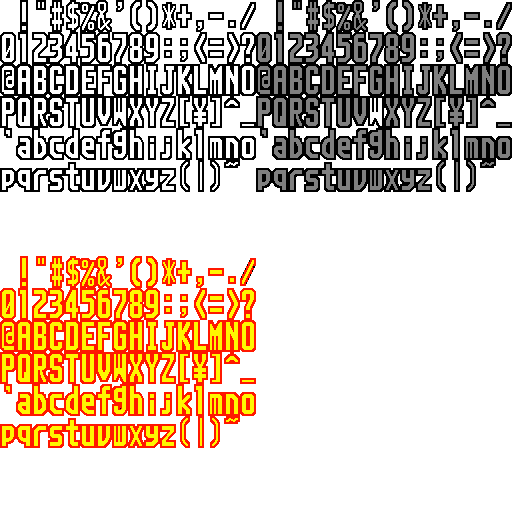
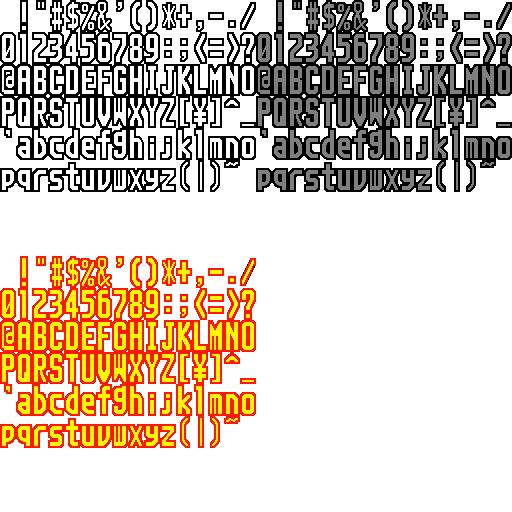
Layers edited between the first and the second w=512, h=512 image:
painted on "文字（赤）改" over (x1=98, y1=372, x2=110, y2=382)
painted on "文字（赤）ふち改" over (x1=96, y1=374, x2=112, y2=384)
painted on "文字（灰）改" over (x1=354, y1=98, x2=382, y2=126)
painted on "文字（灰）ふち改" over (x1=352, y1=118, x2=368, y2=128)
painted on "文字（白）" over (x1=98, y1=116, x2=110, y2=126)
painted on "文字（白）ふち" over (x1=96, y1=118, x2=112, y2=128)
